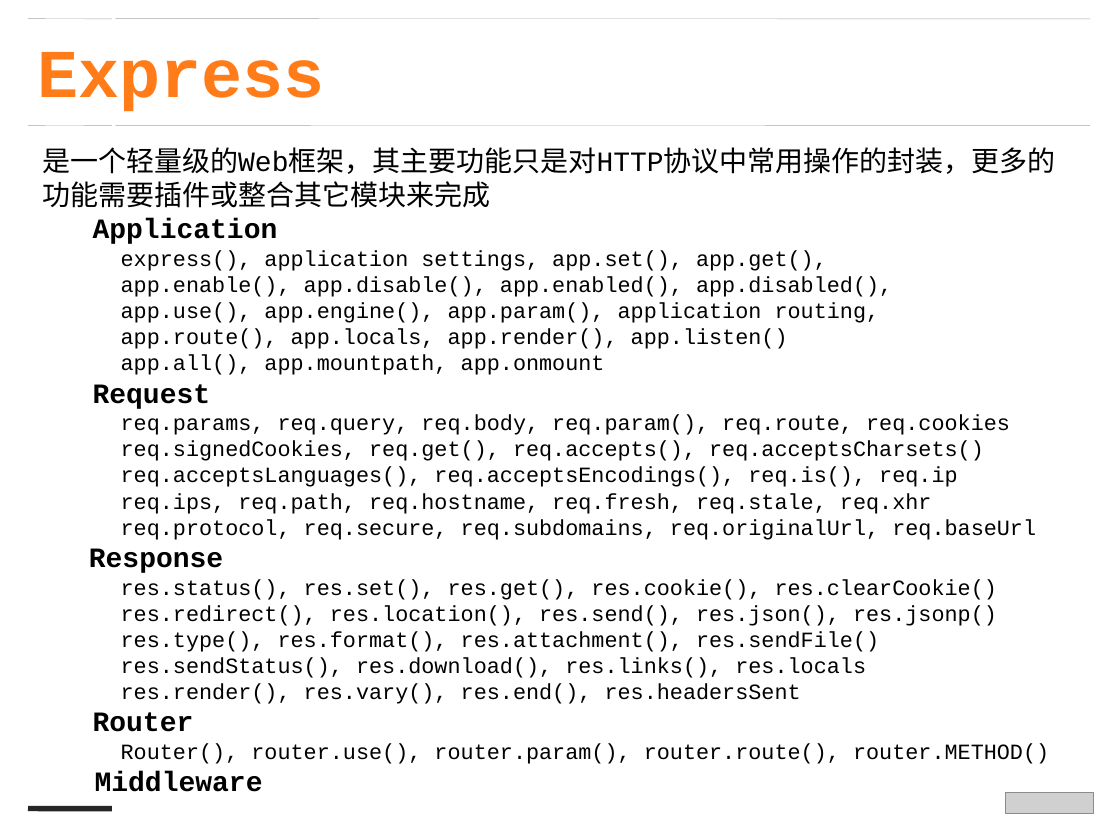
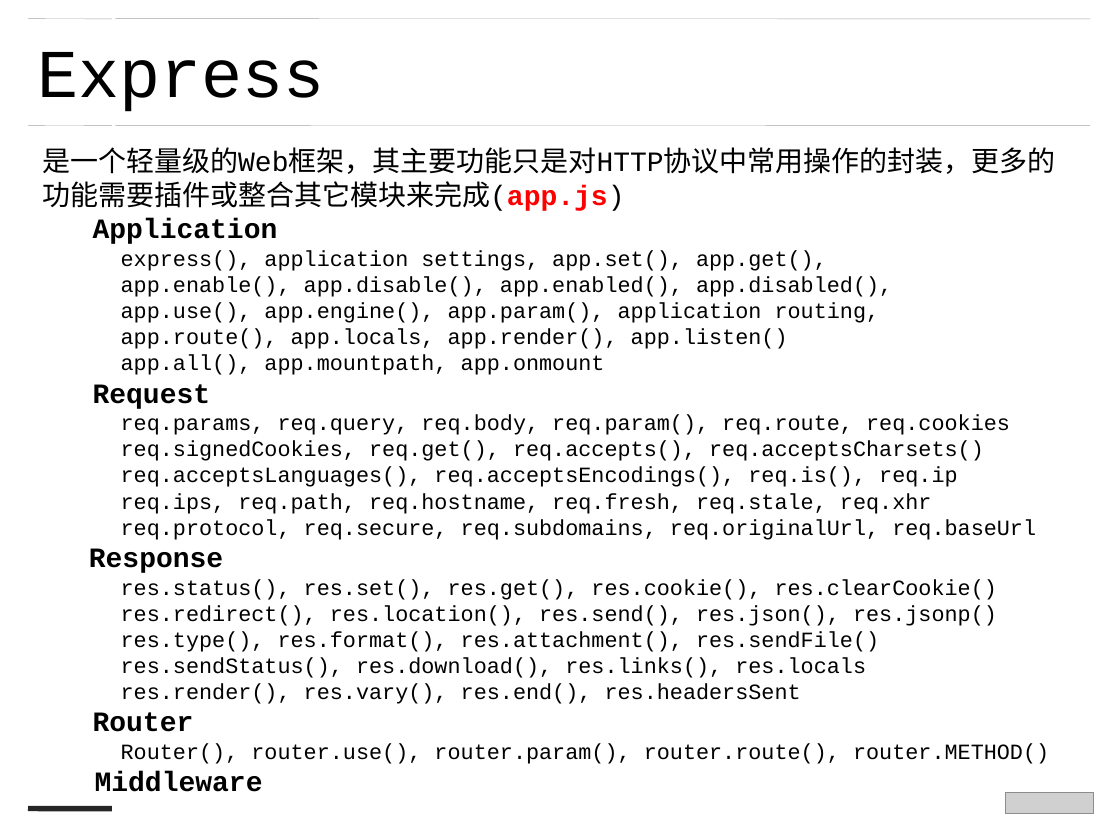
Before and after one commit to zjdgx/Study, a slide deck: slide 16 of PPT/nodejs --蒋刚.ppt (slide 15 before the commit). Drawn at 1120x840 pixels with LibreOffice and Linux fonts; fonts in the diff are those of the drawing; grey boxes stand for pictures. Boxes give left, top, right and bottom in pixels: in the first picture for what was removed or moved away, otherwise in the second. Text is boxed around its words. In the diff, an @@ line names an element or a change of style, - is before the commit and + after.

```diff
--- a/PPT/nodejs --蒋刚.ppt
+++ b/PPT/nodejs --蒋刚.ppt
@@ text "Express" at (37, 52, 324, 112): text colour #FF7C19 to #000000, bold off @@
@@ text at (42, 147, 1056, 211): text changed @@
-是一个轻量级的Web框架，其主要功能只是对HTTP协议中常用操作的封装，更多的功能需要插件或整合其它模块来完成
+是一个轻量级的Web框架，其主要功能只是对HTTP协议中常用操作的封装，更多的功能需要插件或整合其它模块来完成(app.js)
```
Also in this commit, not shown: 10 other slides changed, 1 slide added, 9 other files.
